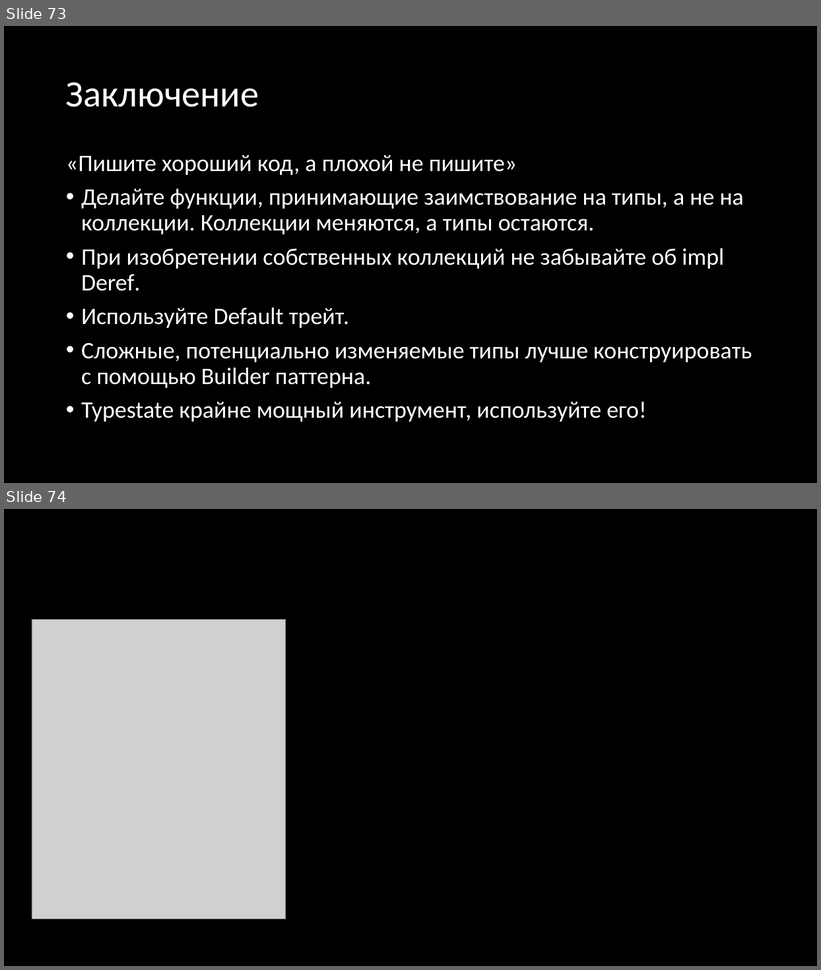
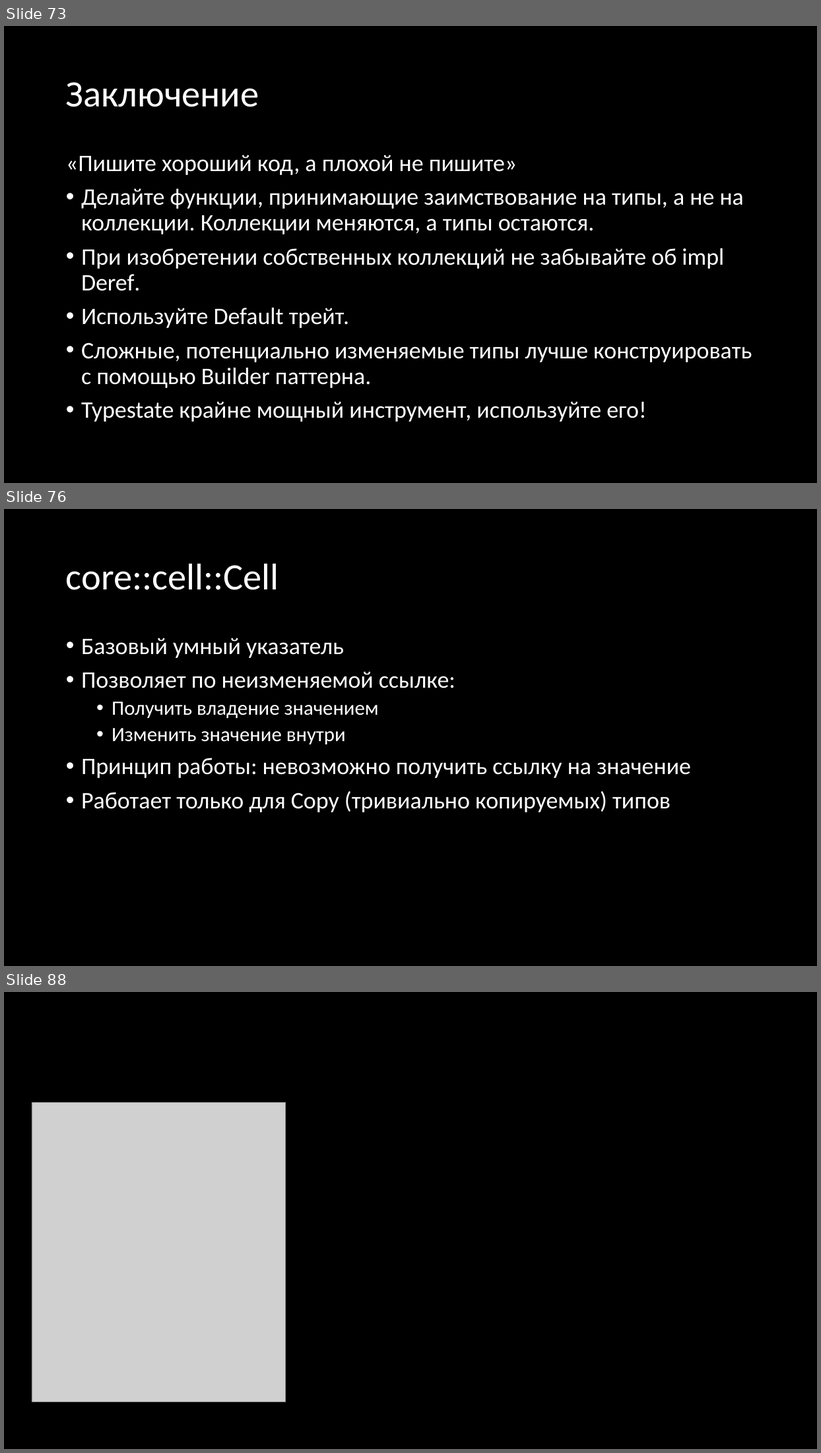
Before and after one commit to Gordon01/learn-rust, a slide deck: keynotes/Rust 2024.pptx. Shown one above the other, each under a label of ours: slides 73 and 74 before the commit, slides 73, 76 and 88 after it; the slides between them are not shown. The pictures are 821x970 and 821x1453 pixels, drawn with LibreOffice and Linux fonts; fonts in the diff are those of the drawing; grey boxes stand for pictures. Boxes give left, top, right and bottom in pixels: in the first picture for what was removed or moved away, otherwise in the second. Text is boxed around its words. In the diff, an @@ line names an element or a change of style, - is before the commit and + after.

```diff
--- a/keynotes/Rust 2024.pptx
+++ b/keynotes/Rust 2024.pptx
@@ slide 76 added at (4,509,817,966), background #000000 @@
@@ title added at (66,563,279,590), 44 pt, text #FFFFFF @@
+core::cell::Cell
@@ text added at (81,638,691,813), 28 pt, text #FFFFFF @@
+• Базовый умный указатель
+• Позволяет по неизменяемой ссылке:
+  • Получить владение значением
+  • Изменить значение внутри
+• Принцип работы: невозможно получить ссылку на значение
+• Работает только для Copy (тривиально копируемых) типов
@@ what was slide 74 is now slide 88 @@
```
Also in this commit, not shown: 13 other slides added, 5 other files.
